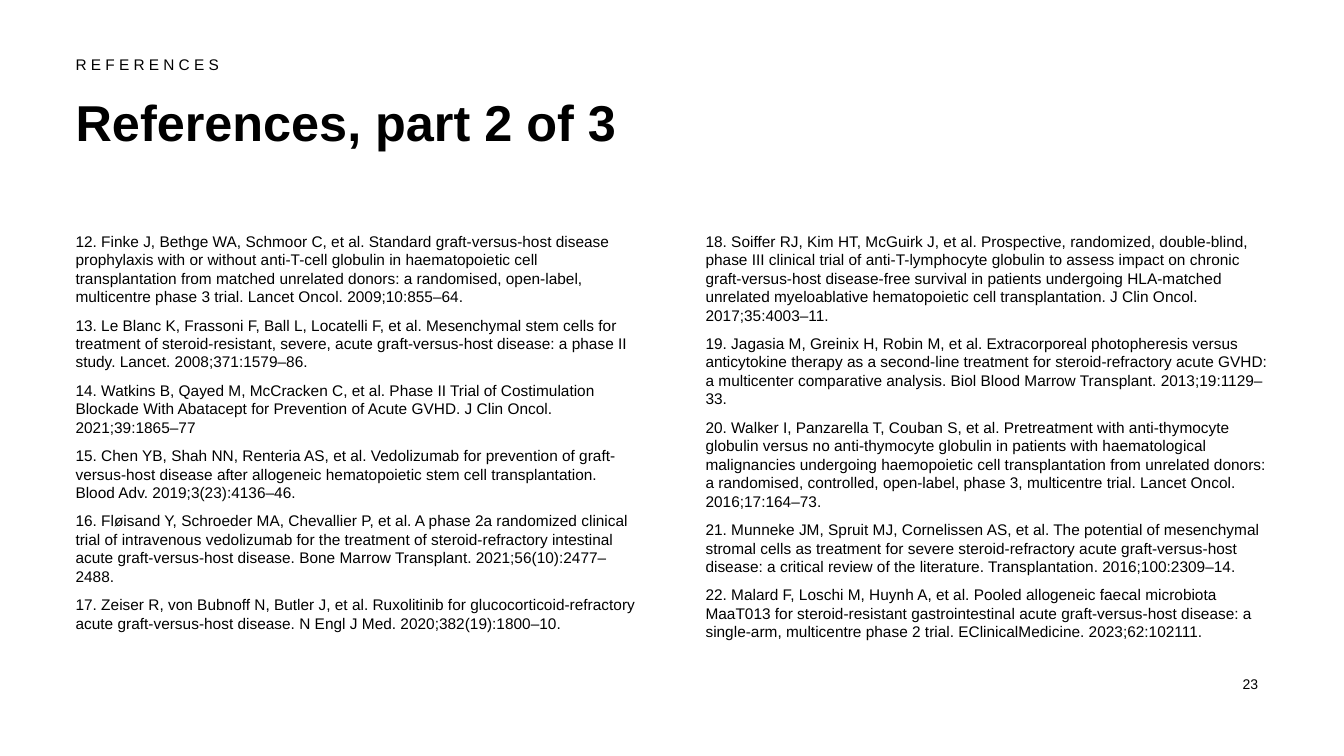
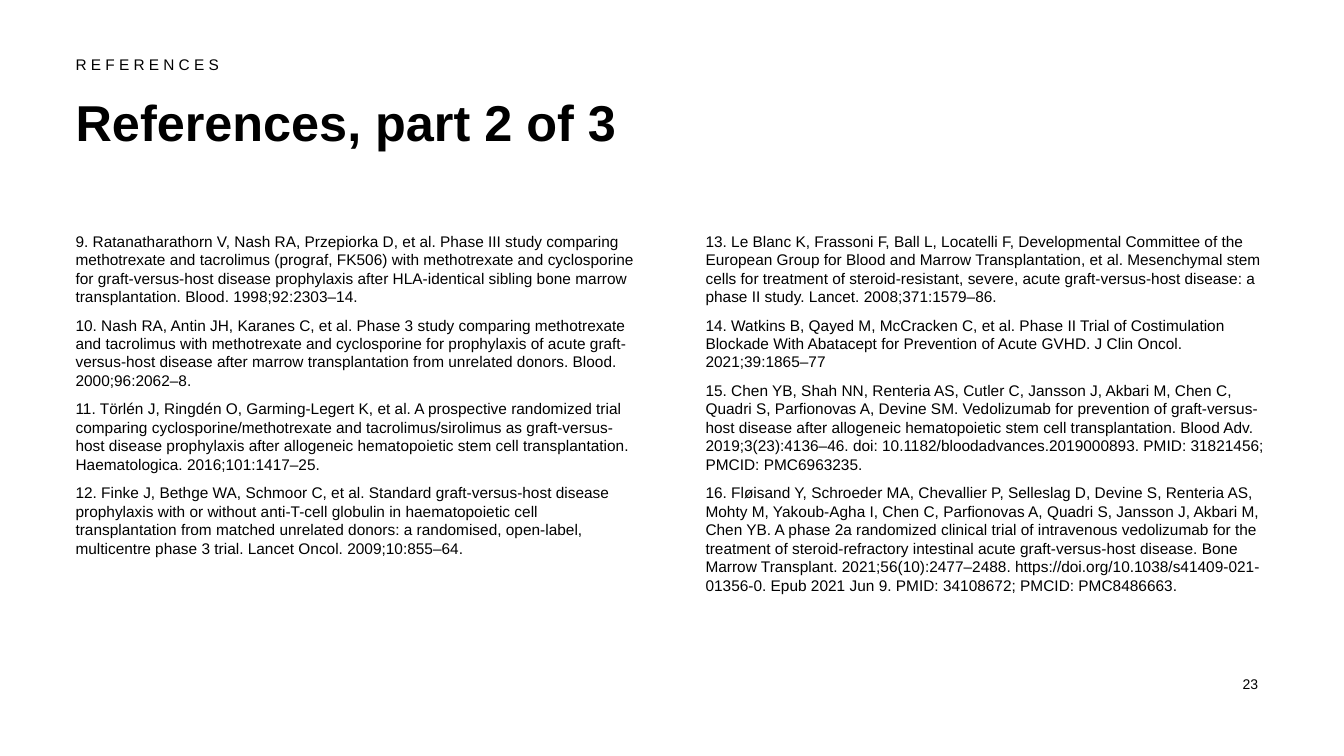
Before and after one commit to htlin222/ebmt-handbook-skill, a slide deck: slide 23 of slides/decks/s06-acute-gvhd.pptx. Drawn at 1344x756 pixels with LibreOffice and Linux fonts; fonts in the diff are those of the drawing. Boxes give left, top, right and bottom in pixels: in the first picture for what was removed or moved away, otherwise in the second. Text is boxed around its words. In the diff, an @@ line names an element or a change of style, - is before the commit and + after.

```diff
--- a/slides/decks/s06-acute-gvhd.pptx
+++ b/slides/decks/s06-acute-gvhd.pptx
@@ text at (76, 236, 634, 473): paragraphs added @@
+9. Ratanatharathorn V, Nash RA, Przepiorka D, et al. Phase III study comparing methotrexate and tacrolimus (prograf, FK506) with methotrexate and cyclosporine for graft-versus-host disease prophylaxis after HLA-identical sibling bone marrow transplantation. Blood. 1998;92:2303–14.
+10. Nash RA, Antin JH, Karanes C, et al. Phase 3 study comparing methotrexate and tacrolimus with methotrexate and cyclosporine for prophylaxis of acute graft-versus-host disease after marrow transplantation from unrelated donors. Blood. 2000;96:2062–8.
+11. Törlén J, Ringdén O, Garming-Legert K, et al. A prospective randomized trial comparing cyclosporine/methotrexate and tacrolimus/sirolimus as graft-versus-host disease prophylaxis after allogeneic hematopoietic stem cell transplantation. Haematologica. 2016;101:1417–25.
@@ text at (706, 236, 1264, 594): text changed @@
-18. Soiffer RJ, Kim HT, McGuirk J, et al. Prospective, randomized, double-blind, phase III clinical trial of anti-T-lymphocyte globulin to assess impact on chronic graft-versus-host disease-free survival in patients undergoing HLA-matched unrelated myeloablative hematopoietic cell transplantation. J Clin Oncol. 2017;35:4003–11.
-19. Jagasia M, Greinix H, Robin M, et al. Extracorporeal photopheresis versus anticytokine therapy as a second-line treatment for steroid-refractory acute GVHD: a multicenter comparative analysis. Biol Blood Marrow Transplant. 2013;19:1129–33.
-20. Walker I, Panzarella T, Couban S, et al. Pretreatment with anti-thymocyte globulin versus no anti-thymocyte globulin in patients with haematological malignancies undergoing haemopoietic cell transplantation from unrelated donors: a randomised, controlled, open-label, phase 3, multicentre trial. Lancet Oncol. 2016;17:164–73.
-21. Munneke JM, Spruit MJ, Cornelissen AS, et al. The potential of mesenchymal stromal cells as treatment for severe steroid-refractory acute graft-versus-host disease: a critical review of the literature. Transplantation. 2016;100:2309–14.
-22. Malard F, Loschi M, Huynh A, et al. Pooled allogeneic faecal microbiota MaaT013 for steroid-resistant gastrointestinal acute graft-versus-host disease: a single-arm, multicentre phase 2 trial. EClinicalMedicine. 2023;62:102111.
+13. Le Blanc K, Frassoni F, Ball L, Locatelli F, Developmental Committee of the European Group for Blood and Marrow Transplantation, et al. Mesenchymal stem cells for treatment of steroid-resistant, severe, acute graft-versus-host disease: a phase II study. Lancet. 2008;371:1579–86.
+14. Watkins B, Qayed M, McCracken C, et al. Phase II Trial of Costimulation Blockade With Abatacept for Prevention of Acute GVHD. J Clin Oncol. 2021;39:1865–77
+15. Chen YB, Shah NN, Renteria AS, Cutler C, Jansson J, Akbari M, Chen C, Quadri S, Parfionovas A, Devine SM. Vedolizumab for prevention of graft-versus-host disease after allogeneic hematopoietic stem cell transplantation. Blood Adv. 2019;3(23):4136–46. doi: 10.1182/bloodadvances.2019000893. PMID: 31821456; PMCID: PMC6963235.
+16. Fløisand Y, Schroeder MA, Chevallier P, Selleslag D, Devine S, Renteria AS, Mohty M, Yakoub-Agha I, Chen C, Parfionovas A, Quadri S, Jansson J, Akbari M, Chen YB. A phase 2a randomized clinical trial of intravenous vedolizumab for the treatment of steroid-refractory intestinal acute graft-versus-host disease. Bone Marrow Transplant. 2021;56(10):2477–2488. https://doi.org/10.1038/s41409-021-01356-0. Epub 2021 Jun 9. PMID: 34108672; PMCID: PMC8486663.
@@ text at (76, 320, 635, 632): paragraphs removed @@
-13. Le Blanc K, Frassoni F, Ball L, Locatelli F, et al. Mesenchymal stem cells for treatment of steroid-resistant, severe, acute graft-versus-host disease: a phase II study. Lancet. 2008;371:1579–86.
-14. Watkins B, Qayed M, McCracken C, et al. Phase II Trial of Costimulation Blockade With Abatacept for Prevention of Acute GVHD. J Clin Oncol. 2021;39:1865–77
-15. Chen YB, Shah NN, Renteria AS, et al. Vedolizumab for prevention of graft-versus-host disease after allogeneic hematopoietic stem cell transplantation. Blood Adv. 2019;3(23):4136–46.
-16. Fløisand Y, Schroeder MA, Chevallier P, et al. A phase 2a randomized clinical trial of intravenous vedolizumab for the treatment of steroid-refractory intestinal acute graft-versus-host disease. Bone Marrow Transplant. 2021;56(10):2477–2488.
-17. Zeiser R, von Bubnoff N, Butler J, et al. Ruxolitinib for glucocorticoid-refractory acute graft-versus-host disease. N Engl J Med. 2020;382(19):1800–10.
```
Also in this commit, not shown: 8 other slides changed, 1 other file.
